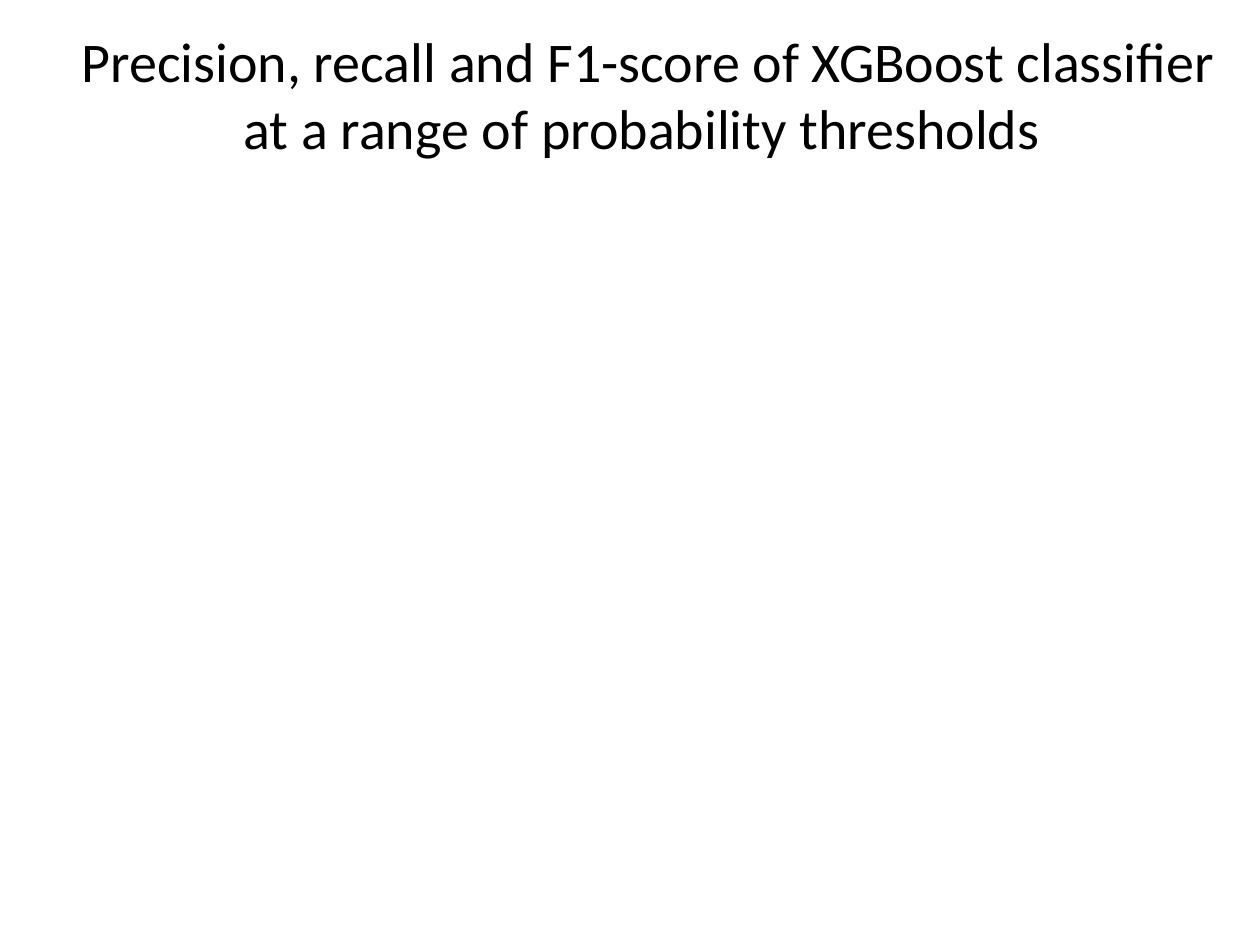
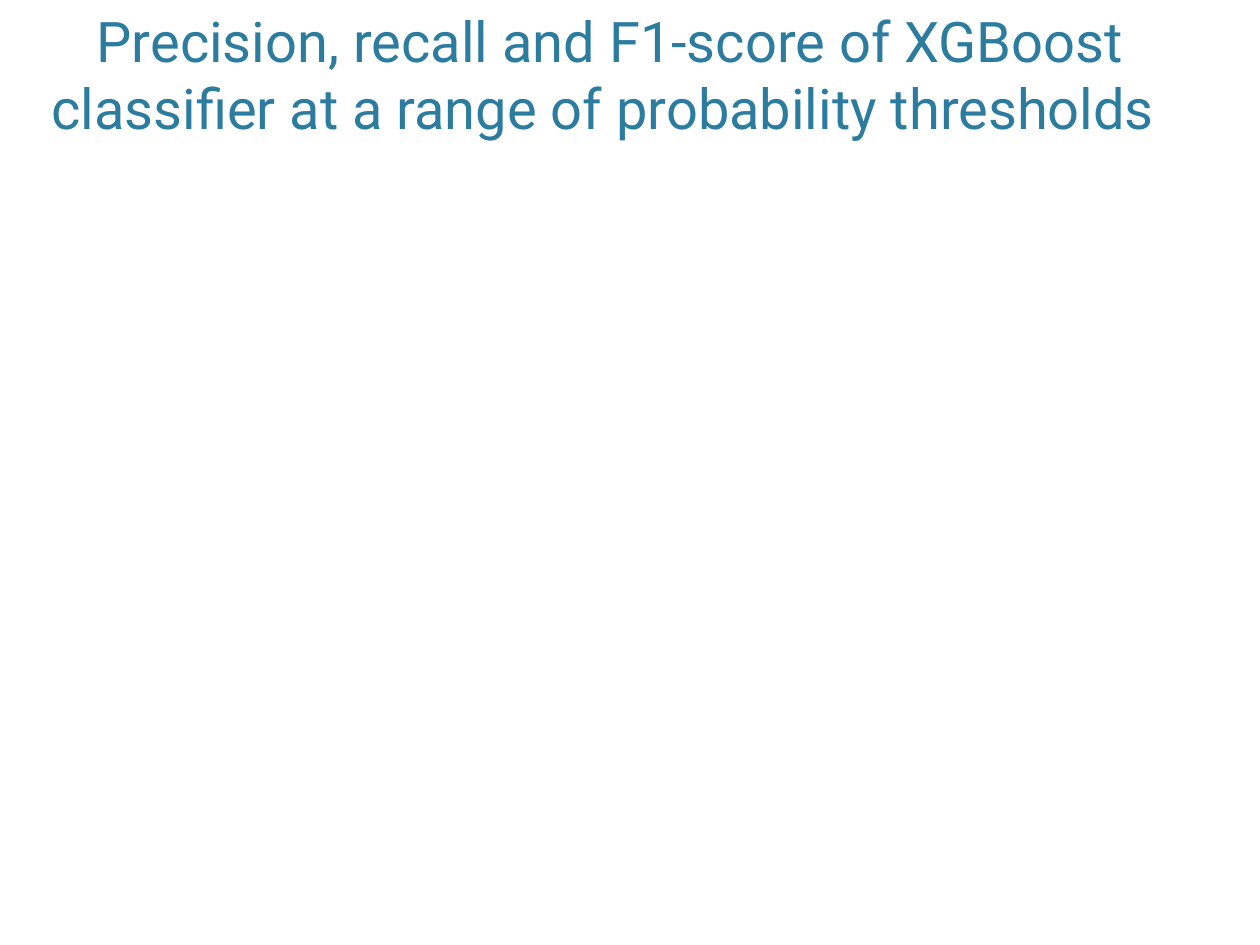
Before and after one commit to jeanzhaoyi/Capstone_2, a slide deck: slide 9 of Capstone_2_slidedeck.pptx. Drawn at 1260x945 pixels with LibreOffice and Linux fonts; fonts in the diff are those of the drawing; background and template pictures are left out. Boxes give left, top, right and bottom in pixels: in the first picture for what was removed or moved away, otherwise in the second. Text is boxed around its words. In the diff, an @@ line names an element or a change of style, - is before the commit and + after.

```diff
--- a/Capstone_2_slidedeck.pptx
+++ b/Capstone_2_slidedeck.pptx
@@ title "Precision, recall and F1-score of ...": place and size @@
-title "Precision, recall and F1-score of ..." at (82, 43, 1214, 159)
+title "Precision, recall and F1-score of ..." at (51, 19, 1154, 141)
@@ title "Precision, recall and F1-score of ..." at (51, 19, 1154, 141): font Calibri to Roboto, text colour #000000 to #2C7C9F; vertical alignment middle to bottom @@
```
Also in this commit, not shown: 11 other slides changed.
